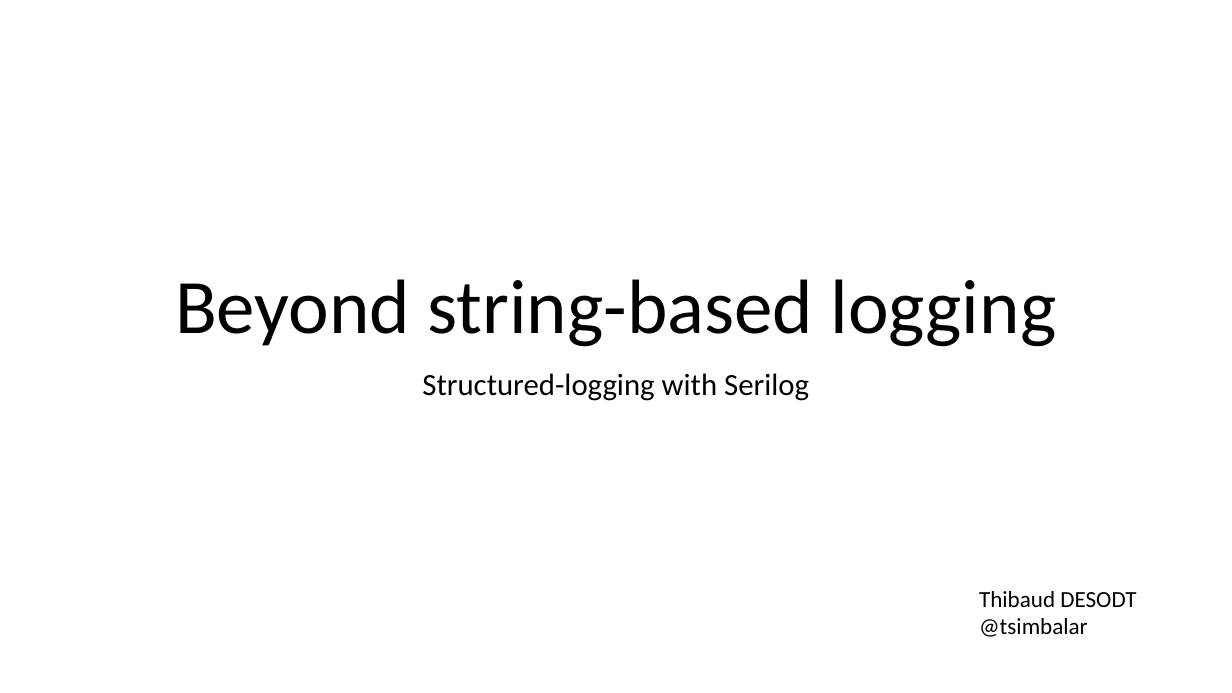
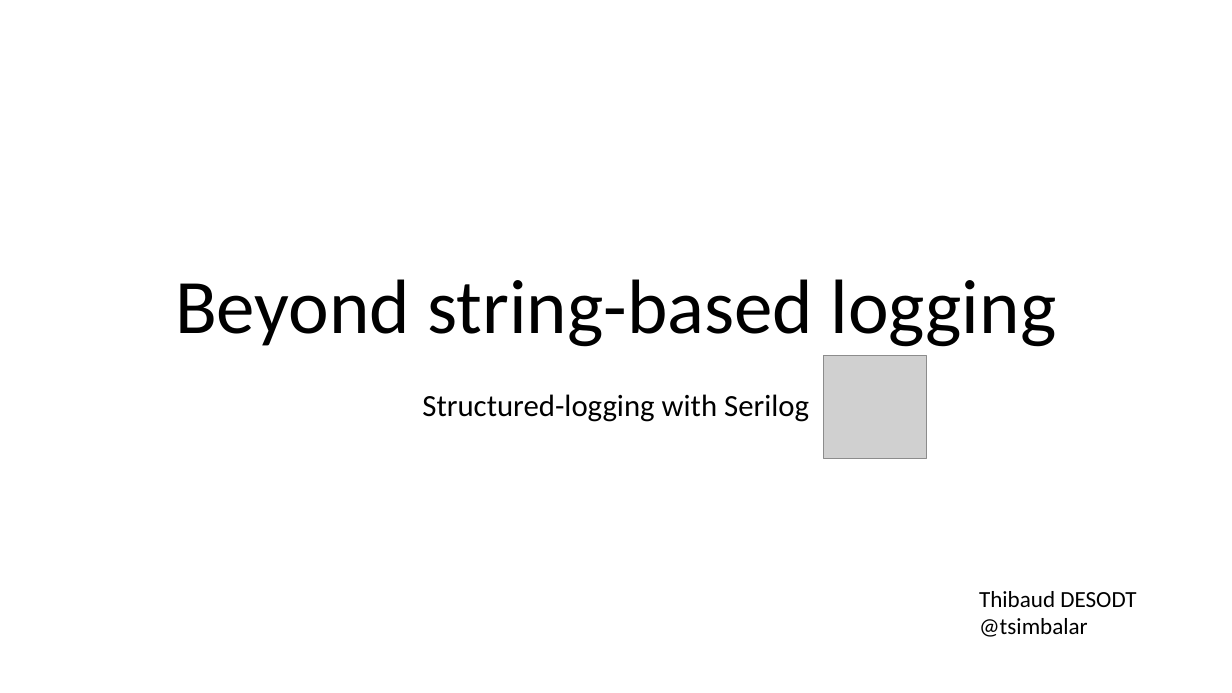
Before and after one commit to tsimbalar/BeyondStringBasedLogging, a slide deck: slide 1 of Beyond string-based logging.pptx. Drawn at 1232x693 pixels with LibreOffice and Linux fonts; fonts in the diff are those of the drawing; grey boxes stand for pictures. Boxes give left, top, right and bottom in pixels: in the first picture for what was removed or moved away, otherwise in the second. Text is boxed around its words. In the diff, an @@ line names an element or a change of style, - is before the commit and + after.

```diff
--- a/Beyond string-based logging.pptx
+++ b/Beyond string-based logging.pptx
@@ picture added at (823, 355, 927, 458) @@
@@ subtitle "Structured-logging with Serilog": place and size @@
-subtitle "Structured-logging with Serilog" at (422, 373, 809, 401)
+subtitle "Structured-logging with Serilog" at (422, 394, 809, 422)
```
Also in this commit, not shown: 2 other slides changed, 4 slides added, 1 other file.
